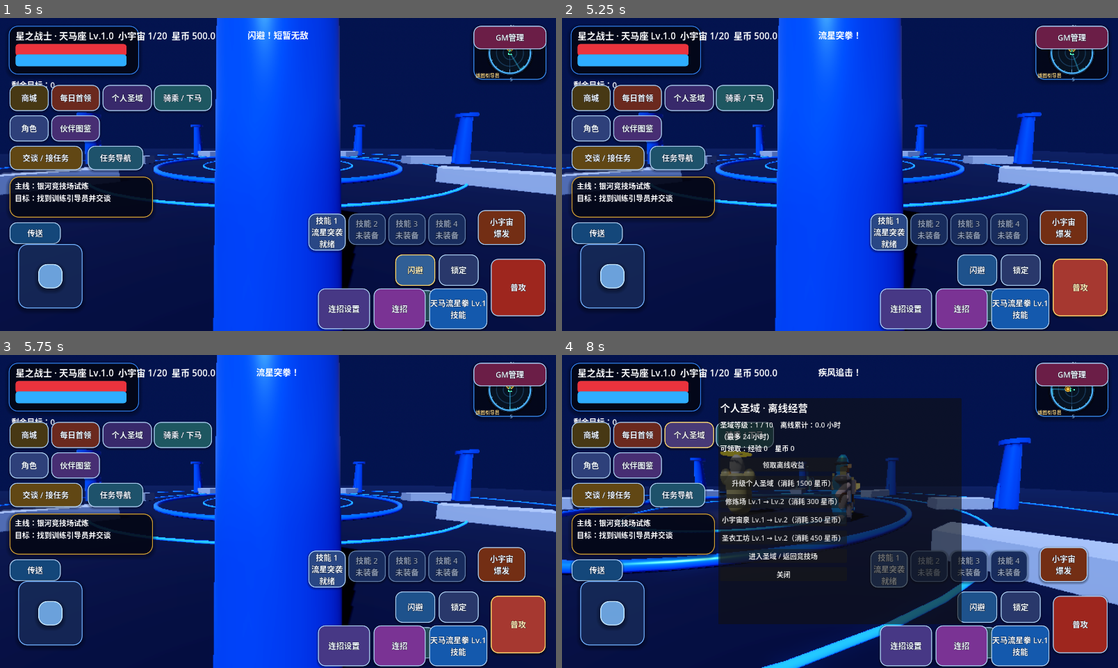
Above: before the commit, frames 1-4 (two rows, left to right).
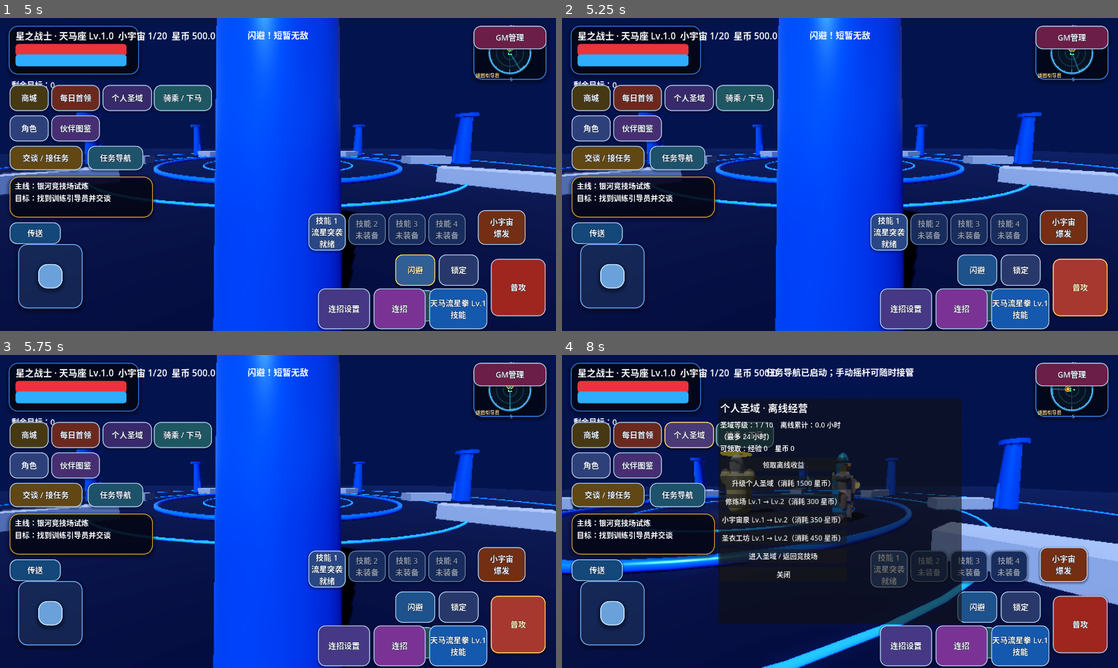
Above: after the commit, the same moments.

Repository: Qazwesrd/Saint-Seiya-Universe-War
Game: Godot game, scene res://scenes/main_menu.tscn
The game is run twice, just before and just after one commit, with the same random seed, the same clock (stepped at 60 frames per second) and the same inputs.
Inputs (mouse positions are in pixels of both pictures, inside the frame that each line leads up to):
- Up to frame 1 (5 s): click "开始新游戏 / 新建存档" at 0.5 s; click "开始新游戏 / 新建存档" at 1.25 s; click "继续游戏 / 存档管理" at 2 s; click "游戏设置" at 2.75 s; click "读取" at 3.5 s; click "闪避" at 4.25 s
- Up to frame 2 (5.25 s): click "普攻" at 5 s
- Up to frame 3 (5.75 s): no input
- Up to frame 4 (8 s): click "交谈 / 接任务" at 5.75 s; click "任务导航" at 6.5 s; tap Enter (ui_accept) at 7.25, 7.35, 7.52, 7.82 s; move the mouse to (962, 495) at 7.27 s; hold Right (ui_right) from 7.28 s (still down); click (962, 495) at 7.42 s

Frame 1 is identical in both runs. In frame 2, 0.2% of the frame differs, in the area x 44-56%, y 4-7%; in frame 3, 0.2%; in frame 4, 0.7%, in the area x 36-64%, y 4-52%.
Error after the commit: Parse Error: Cannot infer the type of "startup" variable because the value doesn't have a set type. (res://scripts/skill_animation_catalog.gd:160)

Commit message:
Add class-specific basic combo motion profiles

Diff:
--- a/game/scripts/player.gd
+++ b/game/scripts/player.gd
@@ -1281,11 +1281,16 @@
     basic_combo_step = (basic_combo_step % 3) + 1
     basic_combo_reset = 0.95
     attack_cd = 0.28 if basic_combo_step < 3 else 0.52
-    var combo_motion := "strike" if basic_combo_step == 1 else ("aerial_strike" if basic_combo_step == 2 else "heavy")
-    var combo_intensity := 0.82 if basic_combo_step == 1 else (1.0 if basic_combo_step == 2 else 1.28)
-    _play_attack_pose(combo_intensity, combo_motion)
-    _play_authored_action_animation("basic_attack_%d" % basic_combo_step, 0.045)
     var class_id := str(RPGState.profile.get("class_id", "pegasus"))
+    var combo_profile: Dictionary = SkillAnimationCatalog.get_basic_combo_profile(class_id, basic_combo_step)
+    if combo_profile.is_empty():
+        combo_profile = {"motion": "strike", "startup": 0.1, "active": 0.18, "recovery": 0.24, "total_duration": 0.52, "combo_cancel_at": 0.23, "pose_scale": 1.08, "rotation_degrees": 0.0}
+    _play_skill_pose(combo_profile)
+    var authored_combo_clip := str(combo_profile.get("authored_clip", ""))
+    if is_instance_valid(authored_animation_player) and authored_animation_player.has_animation(authored_combo_clip):
+        _play_authored_action_animation(authored_combo_clip, 0.045)
+    else:
+        _play_authored_action_animation("basic_attack_%d" % basic_combo_step, 0.045)
     var skill_data: Dictionary = SkillSystem.get_class_skill(class_id)
     var attack_stat := float(RPGState.get_combat_stats().get("attack", 14.0))
     var multipliers := [0.85, 1.0, 1.45]
--- a/game/scripts/skill_animation_catalog.gd
+++ b/game/scripts/skill_animation_catalog.gd
@@ -116,6 +116,64 @@
         "finisher": finisher
     }
 
+const BASIC_COMBO_MOTIONS := {
+    "pegasus": ["strike", "leap", "heavy"],
+    "dragon": ["shield_strike", "guard", "heavy"],
+    "cygnus": ["strike", "spin", "cast"],
+    "andromeda": ["chain", "chain", "spin"],
+    "phoenix": ["strike", "spin", "heavy"],
+    "sea_dragon": ["cast", "spin", "heavy"],
+    "tenmou": ["heavy", "axe", "throw"],
+    "lyra": ["instrument", "cast", "spin"],
+    "sea_swallow": ["dash", "strike", "spin"],
+    "tenkishi": ["aerial_strike", "leap", "heavy"],
+    "apollo": ["divine", "spin", "heavy"],
+    "abel": ["divine", "cast", "heavy"],
+    "athena": ["guard", "divine", "heavy"],
+    "hades": ["cast", "spin", "heavy"],
+    "poseidon": ["cast", "spin", "heavy"],
+    "zeus": ["strike", "dash", "heavy"],
+    "artemis": ["bow", "bow", "spin"],
+    "hypnos": ["cast", "spin", "divine"],
+    "thanatos": ["heavy", "throw", "spin"],
+    "odin": ["strike", "cast", "heavy"],
+    "ares": ["axe", "heavy", "throw"],
+    "eris": ["spin", "cast", "heavy"],
+    "lucifer": ["dash", "spin", "heavy"],
+    "saturn": ["cast", "spin", "heavy"],
+    "pallas": ["strike", "dash", "heavy"],
+    "chronos": ["cast", "spin", "divine"],
+    "hera": ["guard", "divine", "spin"],
+    "demeter": ["cast", "spin", "heavy"],
+    "hestia": ["strike", "cast", "heavy"],
+    "hermes": ["dash", "strike", "spin"],
+    "hephaestus": ["axe", "heavy", "throw"],
+    "aphrodite": ["strike", "cast", "spin"]
+}
+
+static func get_basic_combo_profile(class_id: String, combo_step: int) -> Dictionary:
+    if not BASIC_COMBO_MOTIONS.has(class_id):
+        return {}
+    var step := clampi(combo_step, 1, 3)
+    var motions: Array = BASIC_COMBO_MOTIONS[class_id]
+    var motion := str(motions[step - 1])
+    var startup := [0.10, 0.13, 0.18][step - 1]
+    var active := [0.16, 0.19, 0.24][step - 1]
+    var recovery := [0.18, 0.22, 0.34][step - 1]
+    return {
+        "class_id": class_id,
+        "motion": motion,
+        "startup": startup,
+        "active": active,
+        "recovery": recovery,
+        "total_duration": startup + active + recovery,
+        "combo_cancel_at": startup + active * 0.72,
+        "pose_scale": [1.04, 1.08, 1.14][step - 1],
+        "rotation_degrees": 300.0 if motion == "spin" else (8.0 if motion in ["dash", "leap"] else 0.0),
+        "combo_step": step,
+        "authored_clip": "%s_basic_attack_%d" % [class_id, step]
+    }
+
 static func _resolve_motion(class_id: String, ability_type: String, action: String, ability_name: String) -> String:
     var text_value := ability_type + " " + ability_name
     if "防御" in ability_type or "护盾" in ability_type or "守护" in ability_type or "格挡" in ability_type or action == "guard":
